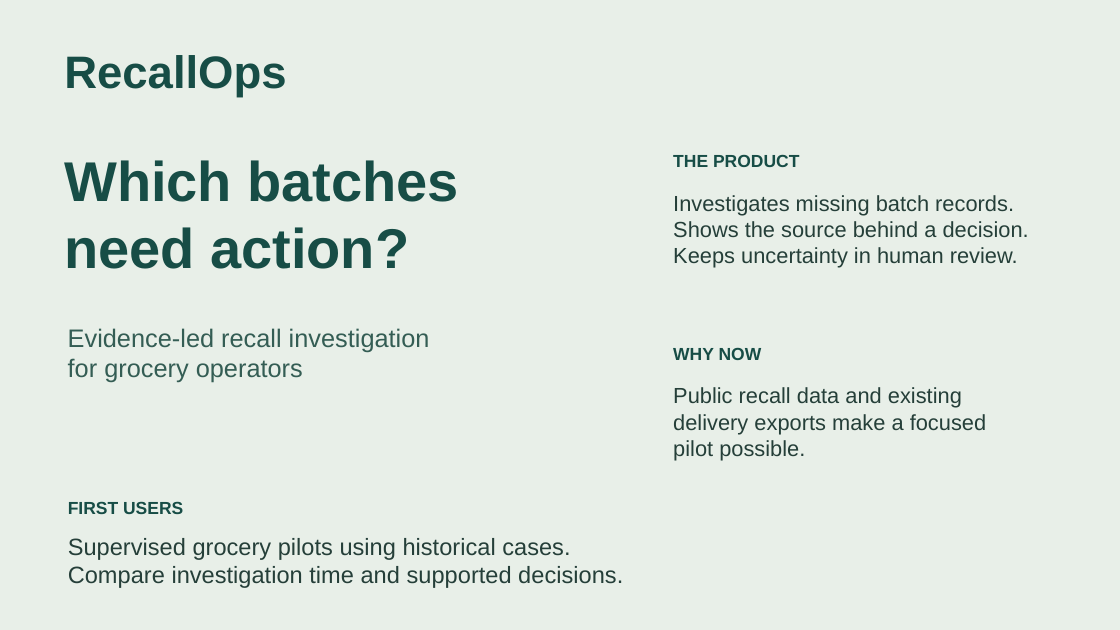
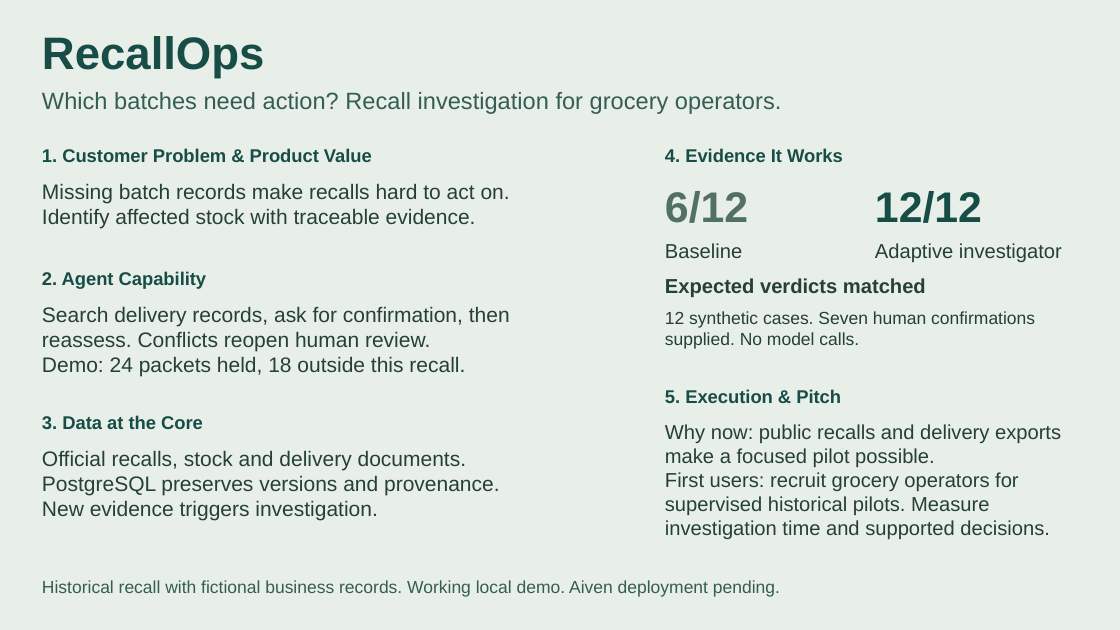
Before and after one commit to amithkm9/RecallOps, a slide deck: slide 1 of docs/recallops-pitch.pptx. Drawn at 1120x630 pixels with LibreOffice and Linux fonts; fonts in the diff are those of the drawing. Boxes give left, top, right and bottom in pixels: in the first picture for what was removed or moved away, otherwise in the second. Text is boxed around its words. In the diff, an @@ line names an element or a change of style, - is before the commit and + after.

Commit message:
docs: cover all five judging criteria on the pitch slide

```diff
--- a/docs/recallops-pitch.pptx
+++ b/docs/recallops-pitch.pptx
@@ text "RecallOps": place and size @@
-text "RecallOps" at (64,55,286,97)
+text "RecallOps" at (42,36,264,79)
@@ text at (42,92,781,114): text changed; size 48 to 20.2 pt; text colour #174D46 to #345D54; bold off @@
-Which batches
-need action?
+Which batches need action? Recall investigation for grocery operators.
@@ text added at (42,148,372,162), 15.8 pt, text #174D46, bold @@
+1. Customer Problem & Product Value
@@ text added at (665,148,843,162), 15.8 pt, text #174D46, bold @@
+4. Evidence It Works
@@ text removed at (673,154,799,167) @@
-THE PRODUCT
@@ text added at (42,183,510,229), 18 pt, text #253F39 @@
+Missing batch records make recalls hard to act on.
+Identify affected stock with traceable evidence.
@@ text added at (665,191,748,223), 36.8 pt, text #527066, bold @@
+6/12
@@ text removed at (673,195,1029,268) @@
-Investigates missing batch records.
-Shows the source behind a decision.
-Keeps uncertainty in human review.
@@ text added at (875,191,982,223), 36.8 pt, text #174D46, bold @@
+12/12
@@ text added at (665,243,742,258), 17.2 pt, text #253F39 @@
+Baseline
@@ text added at (875,243,1062,262), 17.2 pt, text #253F39 @@
+Adaptive investigator
@@ text added at (42,271,207,289), 15.8 pt, text #174D46, bold @@
+2. Agent Capability
@@ text added at (665,278,926,297), 17.2 pt, text #253F39, bold @@
+Expected verdicts matched
@@ text added at (42,306,510,376), 18 pt, text #253F39 @@
+Search delivery records, ask for confirmation, then
+reassess. Conflicts reopen human review.
+Demo: 24 packets held, 18 outside this recall.
@@ text removed at (68,328,430,383) @@
-Evidence-led recall investigation
-for grocery operators
@@ text added at (665,311,1035,349), 15 pt, text #253F39 @@
+12 synthetic cases. Seven human confirmations
+supplied. No model calls.
@@ text removed at (673,347,762,360) @@
-WHY NOW
@@ text added at (665,389,841,403), 15.8 pt, text #174D46, bold @@
+5. Execution & Pitch
@@ text added at (42,415,203,429), 15.8 pt, text #174D46, bold @@
+3. Data at the Core
@@ text at (665,424,1061,539): text changed; size 18.8 to 17.2 pt @@
-Public recall data and existing
-delivery exports make a focused
-pilot possible.
+Why now: public recalls and delivery exports
+make a focused pilot possible.
+First users: recruit grocery operators for
+supervised historical pilots. Measure
+investigation time and supported decisions.
@@ text at (42,450,499,521): text changed; size 15 to 18 pt; text colour #174D46 to #253F39; bold off @@
-FIRST USERS
+Official recalls, stock and delivery documents.
+PostgreSQL preserves versions and provenance.
+New evidence triggers investigation.
@@ text removed at (68,538,623,588) @@
-Supervised grocery pilots using historical cases.
-Compare investigation time and supported decisions.
@@ text added at (42,580,780,597), 15 pt, text #345D54 @@
+Historical recall with fictional business records. Working local demo. Aiven deployment pending.
```
Also in this commit, not shown: 1 other file.
